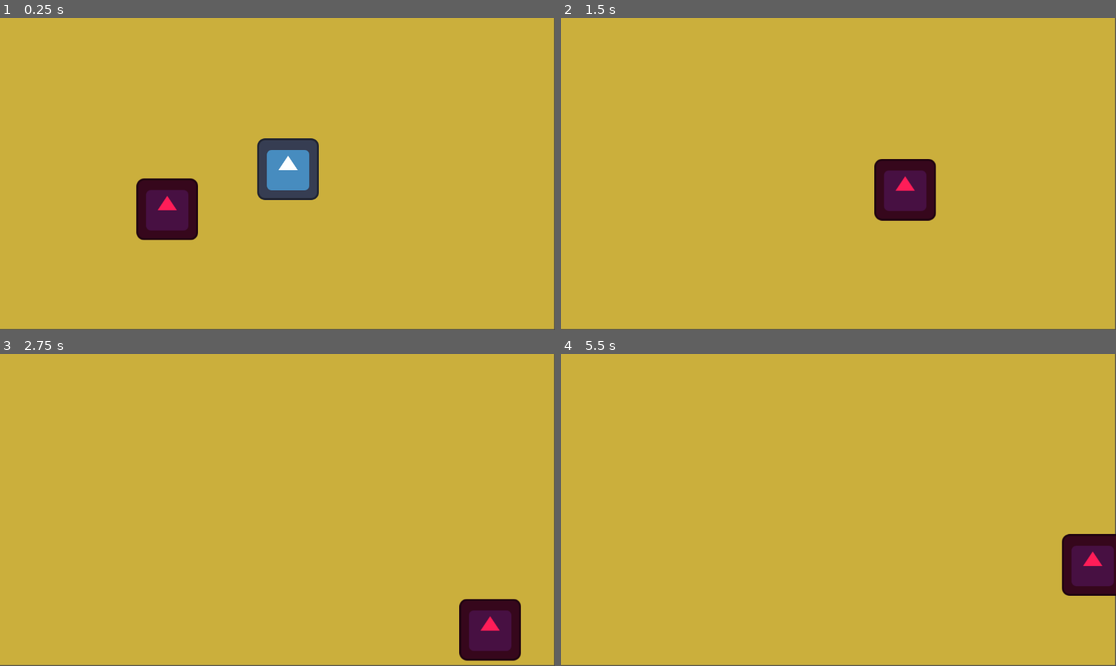
Above: before the commit, frames 1-4 (two rows, left to right).
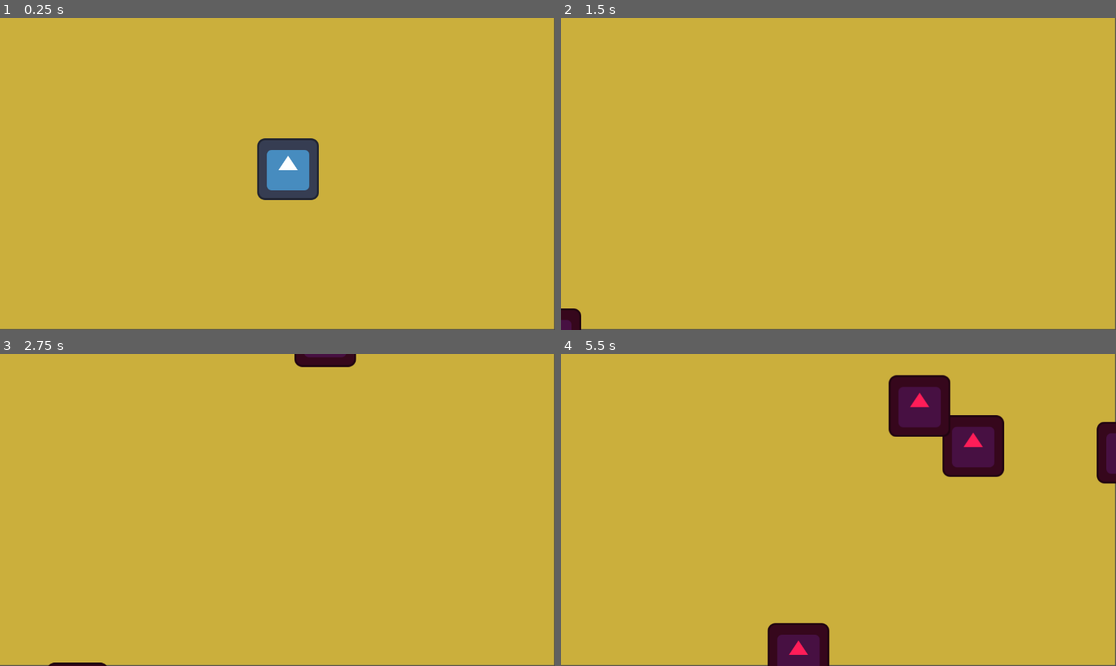
Above: after the commit, the same moments.

Repository: NicholasNg380/PING
Game: Godot game, scene res://scenes/Game.tscn
Same seed, same stepped clock (60 frames per second), same inputs: the game is played once before the commit and once after it. The engine's default icon, where the game draws it, is replaced by a stand-in: a white triangle on a blue panel in a dark square.
Inputs:
- Up to frame 1 (0.25 s): no input
- Up to frame 2 (1.5 s): hold D (right) 0.53-1.28 s; tap Shift (shift) at 0.6, 1.35 s; hold S (down) from 1.28 s (still down)
- Up to frame 3 (2.75 s): release S (down) at 2.03 s; hold D (right) from 2.03 s (still down); tap Shift (shift) at 2.1 s
- Up to frame 4 (5.5 s): release D (right) at 2.78 s; hold W (up) 2.78-3.53 s; tap Shift (shift) every 0.75 s from 2.85 to 5.1 s; hold A (left) 3.53-5.03 s; hold S (down) from 5.03 s (still down)

The runs differ from the first frame. In frame 1, 2.2% of the frame differs, in the area x 24-36%, y 51-72%; in frame 2, 2.4%; in frame 3, 2.8%; in frame 4, 8.4%, in the area x 37-100%, y 6-100%.

Commit message:
Added Enemy Automatic Spawning
Enemies now spawn offscreen at a random position

Diff:
--- a/scenes/Enemy.tscn
+++ b/scenes/Enemy.tscn
@@ -3,9 +3,18 @@
 [ext_resource type="Script" uid="uid://87s44viknddd" path="res://scripts/enemy.gd" id="1_md0e3"]
 [ext_resource type="Texture2D" uid="uid://b68vj6s7fxrwm" path="res://assets/sprites/icon.svg" id="2_4ra3w"]
 
+[sub_resource type="RectangleShape2D" id="RectangleShape2D_55jtl"]
+size = Vector2(107, 104)
+
 [node name="Enemy" type="CharacterBody2D" unique_id=1863187210]
+collision_layer = 4
+collision_mask = 3
 script = ExtResource("1_md0e3")
 
 [node name="Sprite2D" type="Sprite2D" parent="." unique_id=359324474]
 modulate = Color(1, 0.11372549, 0.34509805, 1)
 texture = ExtResource("2_4ra3w")
+
+[node name="CollisionShape2D" type="CollisionShape2D" parent="." unique_id=2083497812]
+position = Vector2(1.5, 0)
+shape = SubResource("RectangleShape2D_55jtl")
--- a/scenes/Game.tscn
+++ b/scenes/Game.tscn
@@ -1,9 +1,16 @@
 [gd_scene format=3 uid="uid://bgl38ua186ky2"]
 
+[ext_resource type="Script" uid="uid://dy5t37f1cgmdo" path="res://scripts/game_controller.gd" id="1_cpr0p"]
 [ext_resource type="PackedScene" uid="uid://bpbyjy6wsbxg3" path="res://scenes/Player.tscn" id="1_wbfu4"]
-[ext_resource type="PackedScene" uid="uid://bcjbxss7sllsk" path="res://scenes/Enemy.tscn" id="2_qbsmt"]
+
+[sub_resource type="Curve2D" id="Curve2D_qbsmt"]
+_data = {
+"points": PackedVector2Array(0, 0, 0, 0, -96, -121, 0, 0, 0, 0, 1277, -114, 0, 0, 0, 0, 1286, 740, 0, 0, 0, 0, -95, 738, 0, 0, 0, 0, -96, -121)
+}
+point_count = 5
 
 [node name="Game" type="Node2D" unique_id=591366547]
+script = ExtResource("1_cpr0p")
 
 [node name="ColorRect" type="ColorRect" parent="." unique_id=1536385194]
 offset_top = -4.0
@@ -14,5 +21,15 @@
 [node name="Player" parent="." unique_id=250388077 instance=ExtResource("1_wbfu4")]
 position = Vector2(598, 314)
 
-[node name="Enemy" parent="." unique_id=1863187210 instance=ExtResource("2_qbsmt")]
-position = Vector2(276, 421)
+[node name="Path2D" type="Path2D" parent="." unique_id=905543411]
+curve = SubResource("Curve2D_qbsmt")
+
+[node name="PathFollow2D" type="PathFollow2D" parent="Path2D" unique_id=569419452]
+unique_name_in_owner = true
+position = Vector2(-96, -121)
+rotation = 0.0050982805
+
+[node name="Timer" type="Timer" parent="." unique_id=1841884614]
+autostart = true
+
+[connection signal="timeout" from="Timer" to="." method="_on_timer_timeout"]
--- a/scripts/enemy.gd
+++ b/scripts/enemy.gd
@@ -2,7 +2,7 @@
 
 @onready var player = get_node("/root/Game/Player")
 
-var enemySpeed = 300.0
+var enemySpeed = 150.0
 
 func _physics_process(delta):
 	var direction = global_position.direction_to(player.global_position)
--- /dev/null
+++ b/scripts/game_controller.gd
@@ -0,0 +1,11 @@
+extends Node2D
+
+func spawn_enemy():
+	var new_enemy = preload("res://scenes/Enemy.tscn").instantiate()
+	%PathFollow2D.progress_ratio = randf()
+	new_enemy.global_position = %PathFollow2D.global_position
+	add_child(new_enemy)
+
+
+func _on_timer_timeout() -> void:
+	spawn_enemy()
Not shown, added: scripts/game_controller.gd.uid
